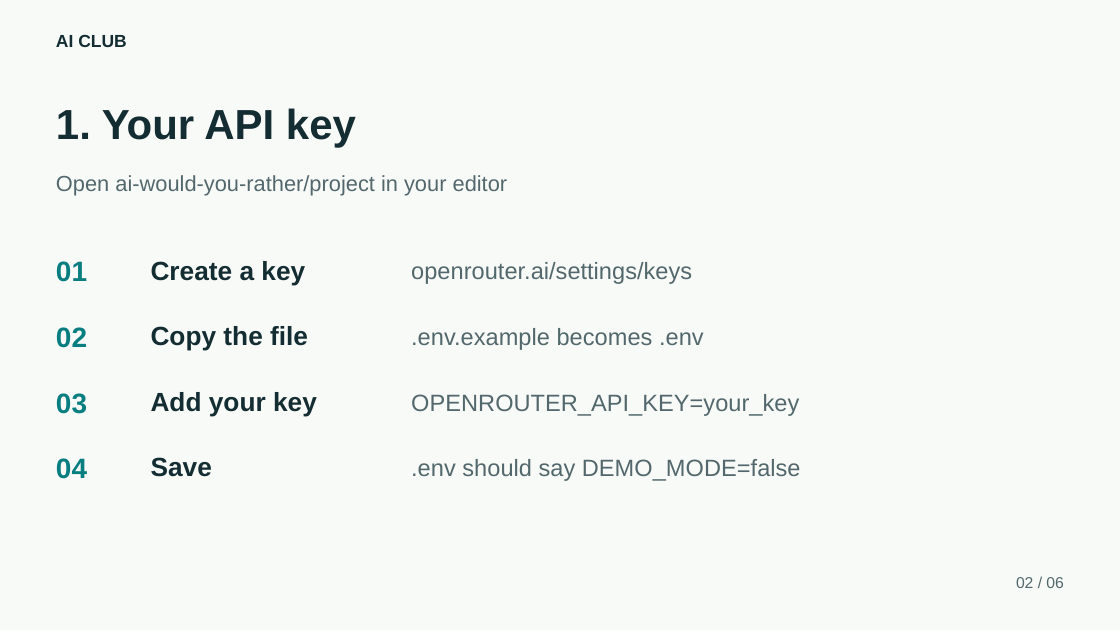
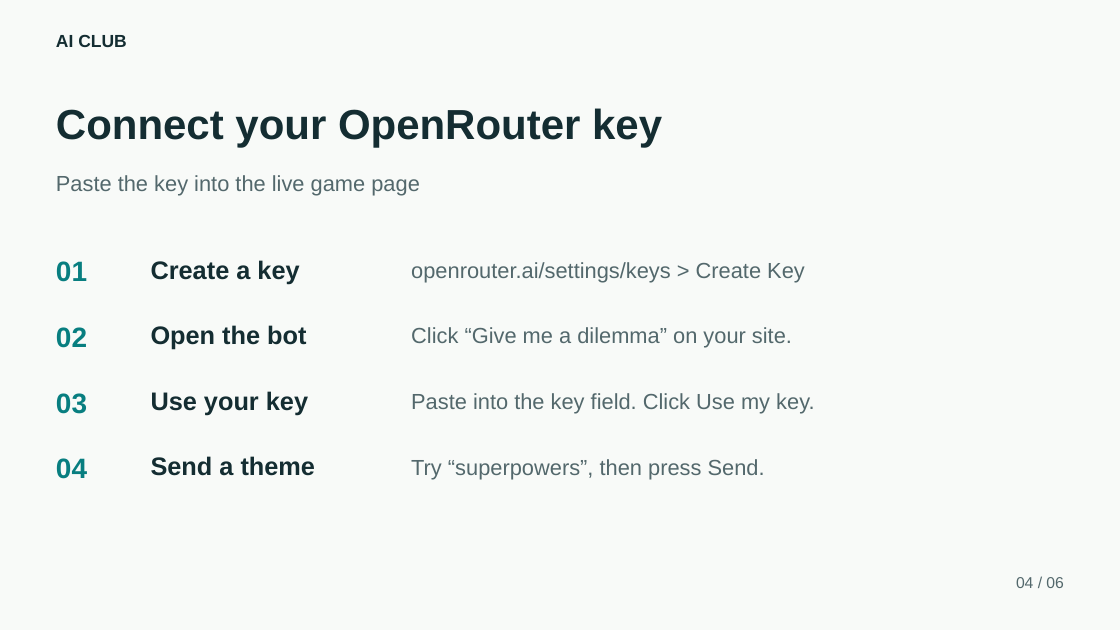
Before and after one commit to Casper3211/Static-Page-Demo, a slide deck: slide 4 of ai-would-you-rather/slides/Would-You-Rather-Workshop.pptx (slide 2 before the commit). Drawn at 1120x630 pixels with LibreOffice and Linux fonts; fonts in the diff are those of the drawing. Boxes give left, top, right and bottom in pixels: in the first picture for what was removed or moved away, otherwise in the second. Text is boxed around its words. In the diff, an @@ line names an element or a change of style, - is before the commit and + after.

Commit message:
Make AI workshop browser-only with GitHub editing and visitor keys

```diff
--- a/ai-would-you-rather/slides/Would-You-Rather-Workshop.pptx
+++ b/ai-would-you-rather/slides/Would-You-Rather-Workshop.pptx
@@ text at (56,108,662,148): text changed @@
-1. Your API key
+Connect your OpenRouter key
@@ text at (56,175,420,196): text changed @@
-Open ai-would-you-rather/project in your editor
+Paste the key into the live game page
@@ text "Create a key" at (151,260,299,284): size 22.5 to 21.8 pt @@
@@ text at (411,262,805,282): text changed; size 20.2 to 18.8 pt @@
-openrouter.ai/settings/keys
+openrouter.ai/settings/keys > Create Key
@@ text at (151,325,306,350): text changed; size 22.5 to 21.8 pt @@
-Copy the file
+Open the bot
@@ text at (411,327,792,348): text changed; size 20.2 to 18.8 pt @@
-.env.example becomes .env
+Click “Give me a dilemma” on your site.
@@ text at (151,391,308,415): text changed; size 22.5 to 21.8 pt @@
-Add your key
+Use your key
@@ text at (411,393,814,414): text changed; size 20.2 to 18.8 pt @@
-OPENROUTER_API_KEY=your_key
+Paste into the key field. Click Use my key.
@@ text at (151,456,316,476): text changed; size 22.5 to 21.8 pt @@
-Save
+Send a theme
@@ text at (411,459,765,479): text changed; size 20.2 to 18.8 pt @@
-.env should say DEMO_MODE=false
+Try “superpowers”, then press Send.
@@ text at (1016,577,1063,588): text changed @@
-02 / 06
+04 / 06
```
Also in this commit, not shown: 4 other slides changed, 1 slide added, 1 slide removed, 8 other files.
